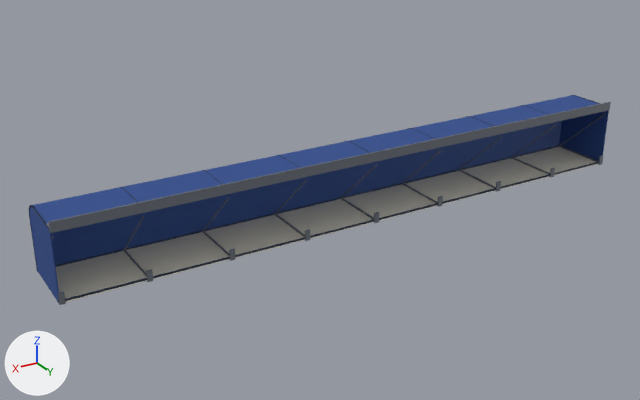
An edit to the Blender file tools/models/storefront-awning.blend, drawn before and after from the same camera.
Rendered twice from a camera (50 mm lens) standing at (21.9, 31.3, 17.5) and looking at (1.8, -2.2, 0.8). Every picture has the same lights, and +X, +Y and +Z are marked at lower left. The older version comes first.

In view in the first picture: 'AwningBinding', 'AwningFabric', 'AwningFrame', 'AwningSoffit'.
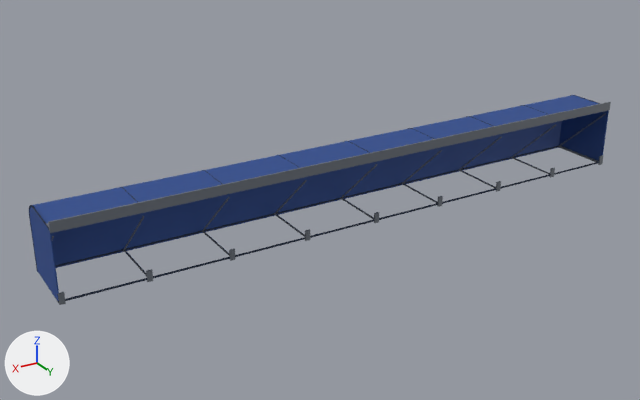
Edits to the bpy script that builds the scene:
```text
Remove ob_awningsoffit:
    ob_awningsoffit = bpy.data.objects.new('AwningSoffit', me_soffit_access_pan_00)
    ob_awningsoffit.location = (0.0, 0.0, 0.0)
```

Where the change shows, as pixel boxes [x1, y1, x2, y2] in the pictures (640 x 400 px):
'AwningSoffit', deleted (pale yellow): before [56, 147, 597, 302]
